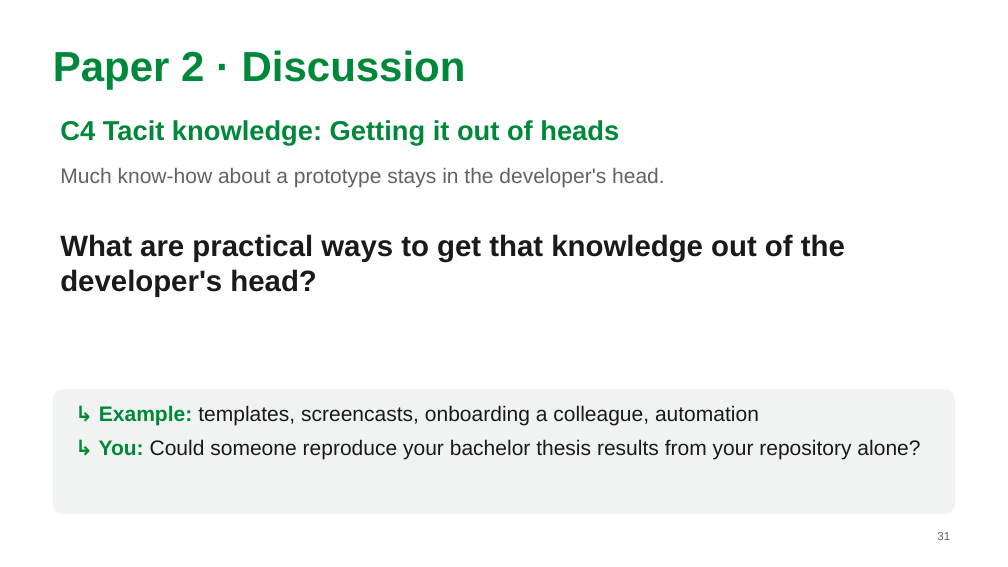
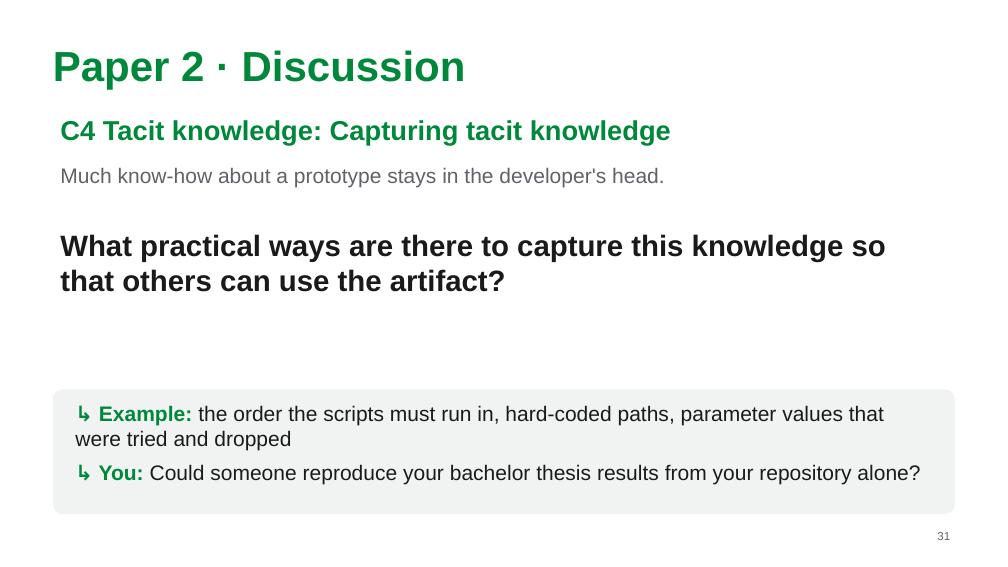
Before and after one commit to MarkAndreDuesing/Reprod_Docs_And_Notes, a slide deck: slide 31 of Vorl_2/slides/lecture2-team-paper2.pptx. Drawn at 1008x567 pixels with LibreOffice and Linux fonts; fonts in the diff are those of the drawing. Boxes give left, top, right and bottom in pixels: in the first picture for what was removed or moved away, otherwise in the second. Text is boxed around its words. In the diff, an @@ line names an element or a change of style, - is before the commit and + after.

```diff
--- a/Vorl_2/slides/lecture2-team-paper2.pptx
+++ b/Vorl_2/slides/lecture2-team-paper2.pptx
@@ text at (x1=60, y1=120, x2=671, y2=145): text changed @@
-C4 Tacit knowledge: Getting it out of heads
+C4 Tacit knowledge: Capturing tacit knowledge
@@ text at (x1=60, y1=234, x2=886, y2=292): text changed @@
-What are practical ways to get that knowledge out of the developer's head?
+What practical ways are there to capture this knowledge so that others can use the artifact?
@@ text at (x1=75, y1=405, x2=884, y2=451): text changed @@
-↳ Example: templates, screencasts, onboarding a colleague, automation
+↳ Example: the order the scripts must run in, hard-coded paths, parameter values that were tried and dropped
```
Also in this commit, not shown: 7 other slides changed, 2 other files.
